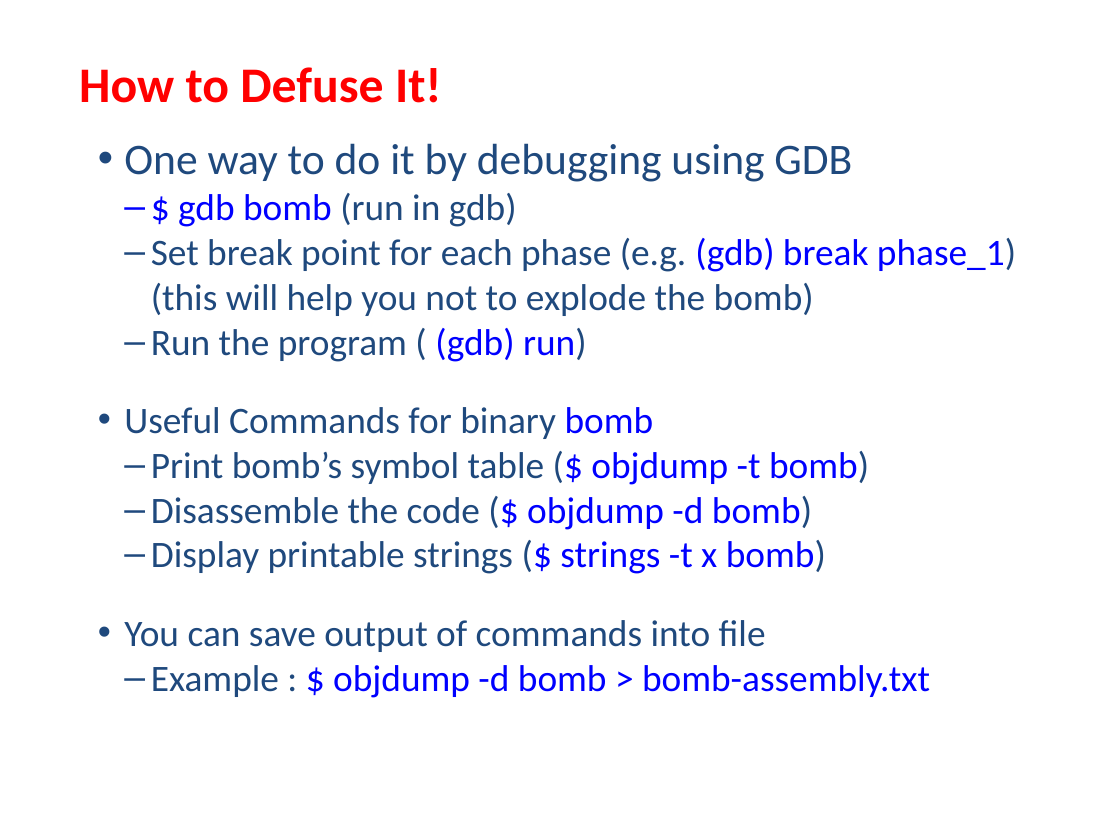
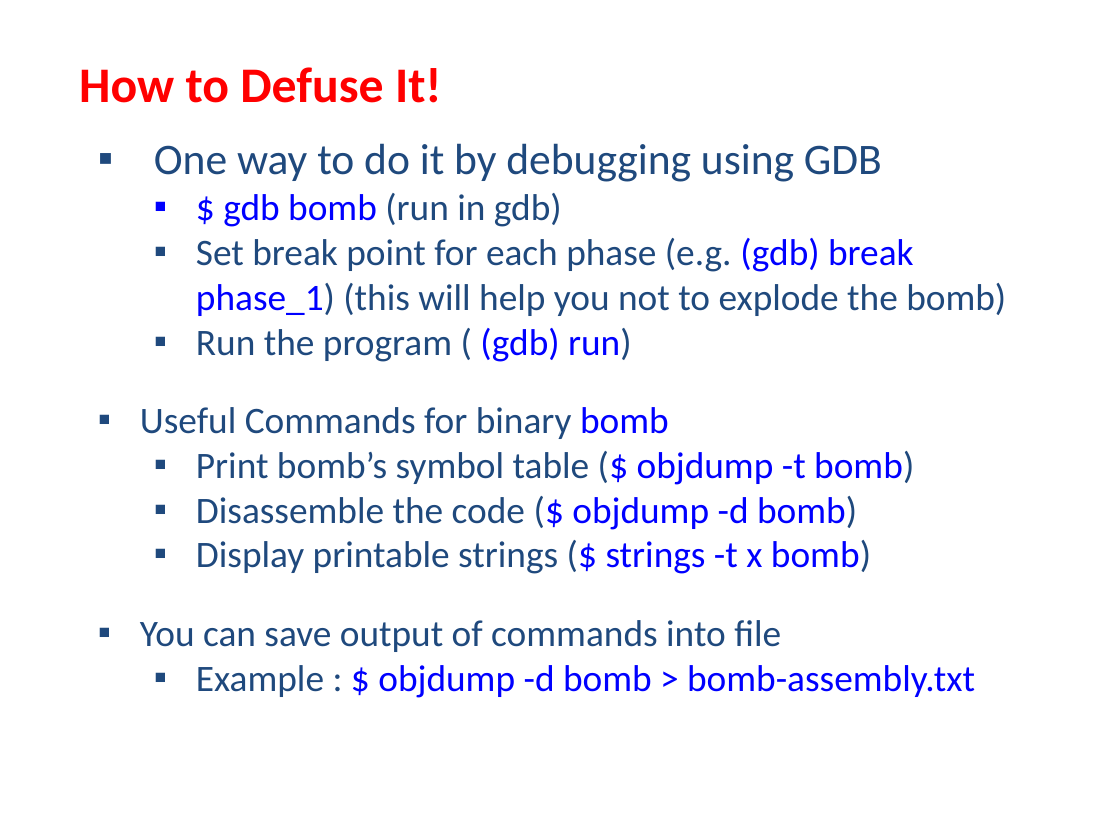
Before and after one commit to USMC1941/CS211-Rutgers, a slide deck: slide 5 of Recitations/Abu Shoeb/7-8 Abu Shoeb.pptx. Drawn at 1120x840 pixels with LibreOffice and Linux fonts; fonts in the diff are those of the drawing. Boxes give left, top, right and bottom in pixels: in the first picture for what was removed or moved away, otherwise in the second. Text is boxed around its words. In the diff, an @@ line names an element or a change of style, - is before the commit and + after.

```diff
--- a/Recitations/Abu Shoeb/7-8 Abu Shoeb.pptx
+++ b/Recitations/Abu Shoeb/7-8 Abu Shoeb.pptx
@@ text "One way to do it ..." at (x1=140, y1=143, x2=1006, y2=698): bullet • to ▪; bullet – to ▪ @@
```
Also in this commit, not shown: 21 other slides changed, 9 other files.
